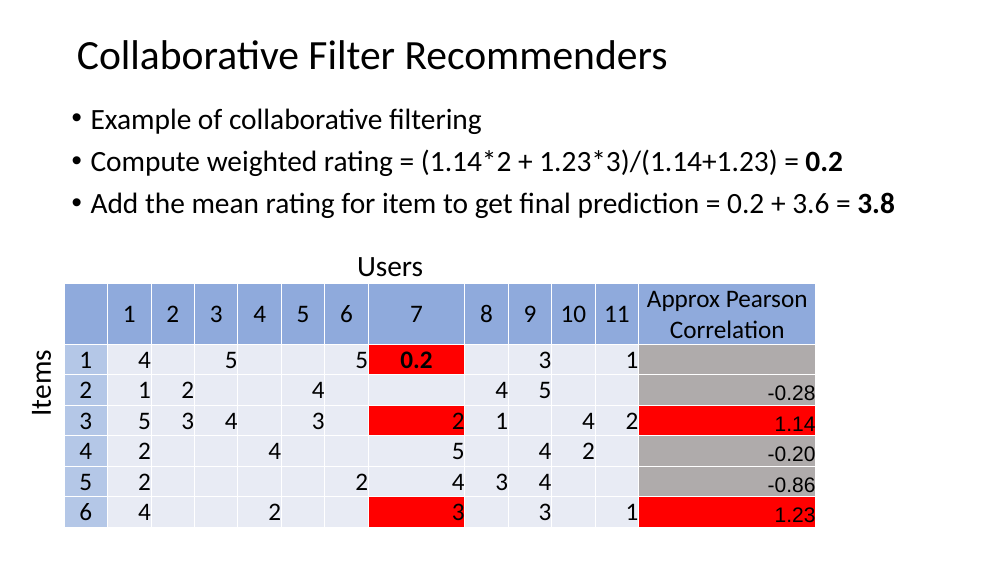
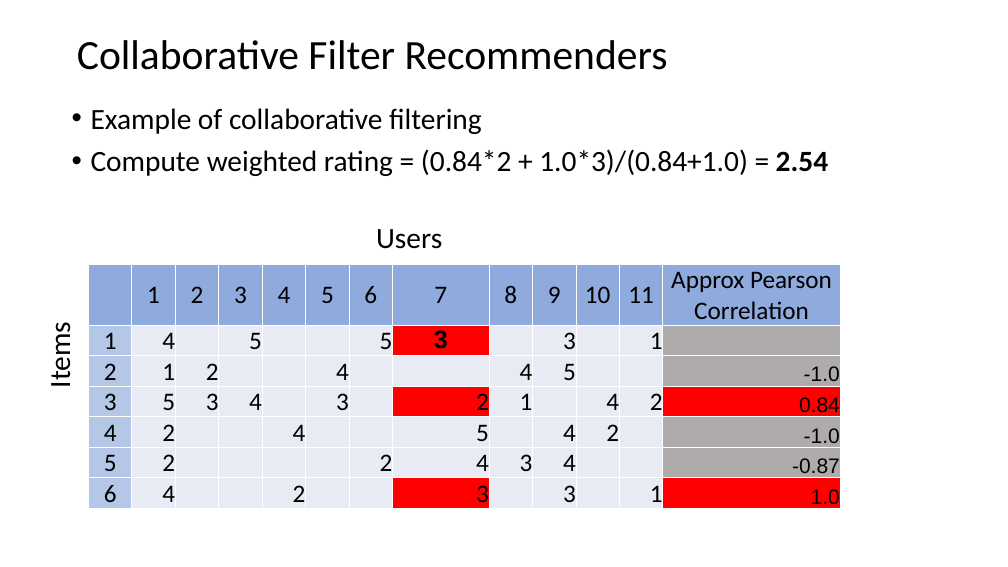
Before and after one commit to StephenElston/CSCI-E-108, a slide deck: slide 28 of slides/8_RecommenderSystems.pptx (slide 31 before the commit). Drawn at 1008x567 pixels with LibreOffice and Linux fonts; fonts in the diff are those of the drawing. Boxes give left, top, right and bottom in pixels: in the first picture for what was removed or moved away, otherwise in the second. Text is boxed around its words. In the diff, an @@ line names an element or a change of style, - is before the commit and + after.

Commit message:
Corrected error in recommender example

```diff
--- a/slides/8_RecommenderSystems.pptx
+++ b/slides/8_RecommenderSystems.pptx
@@ text at (91, 149, 828, 176): text changed @@
-• Compute weighted rating = (1.14*2 + 1.23*3)/(1.14+1.23) = 0.2
-• Add the mean rating for item to get final prediction = 0.2 + 3.6 = 3.8
+• Compute weighted rating = (0.84*2 + 1.0*3)/(0.84+1.0) = 2.54
@@ text "Users": place and size @@
-text "Users" at (357, 257, 423, 277)
+text "Users" at (376, 229, 442, 249)
@@ table at (88, 265, 837, 509) @@
-row 2, column 8: 0.2
+row 2, column 8: 3
-row 3, column 13: -0.28
+row 3, column 13: -1.0
-row 4, column 13: 1.14
+row 4, column 13: 0.84
-row 5, column 13: -0.20
+row 5, column 13: -1.0
-row 6, column 13: -0.86
+row 6, column 13: -0.87
-row 7, column 13: 1.23
+row 7, column 13: 1.0
@@ table: place and size @@
-table at (64, 284, 813, 531)
+table at (88, 265, 837, 509)
@@ text "Items": place and size @@
-text "Items" at (23, 356, 59, 414)
+text "Items" at (42, 328, 78, 386)
```
Also in this commit, not shown: 9 other slides changed, 1 slide added, 4 slides removed.
